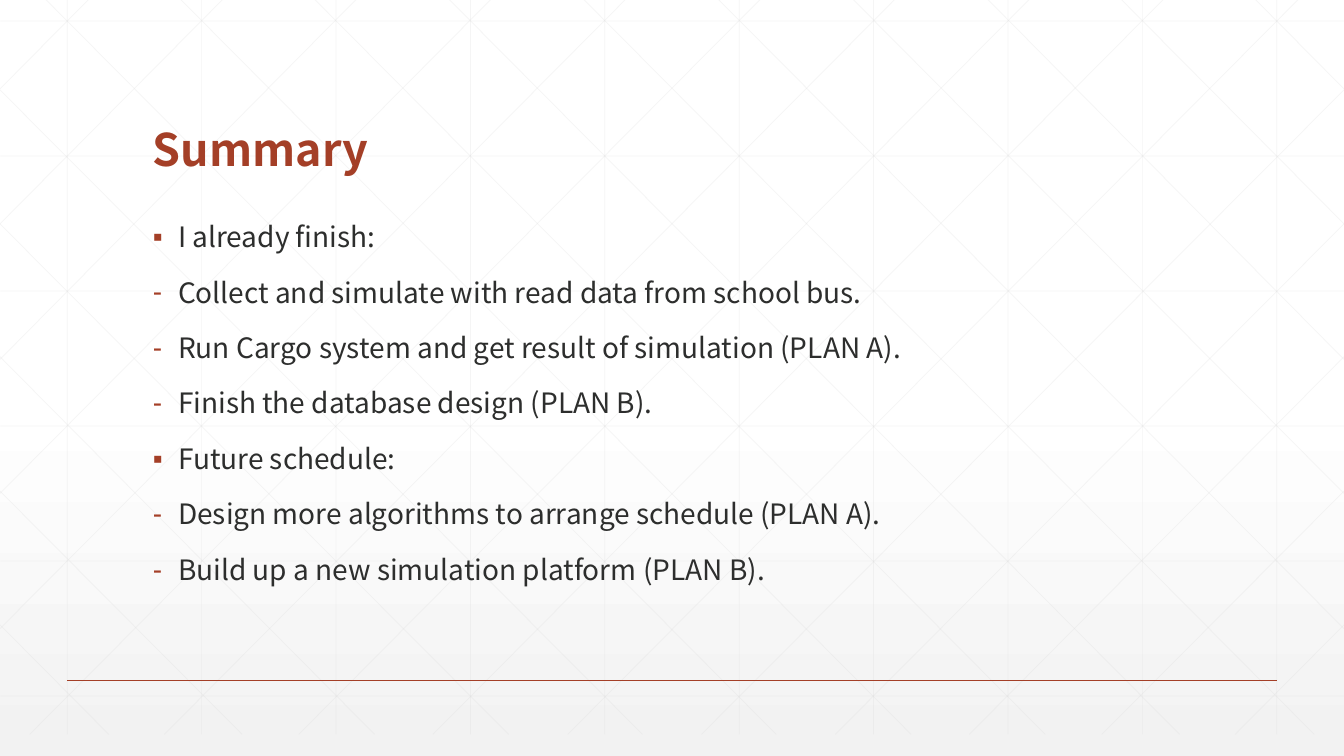
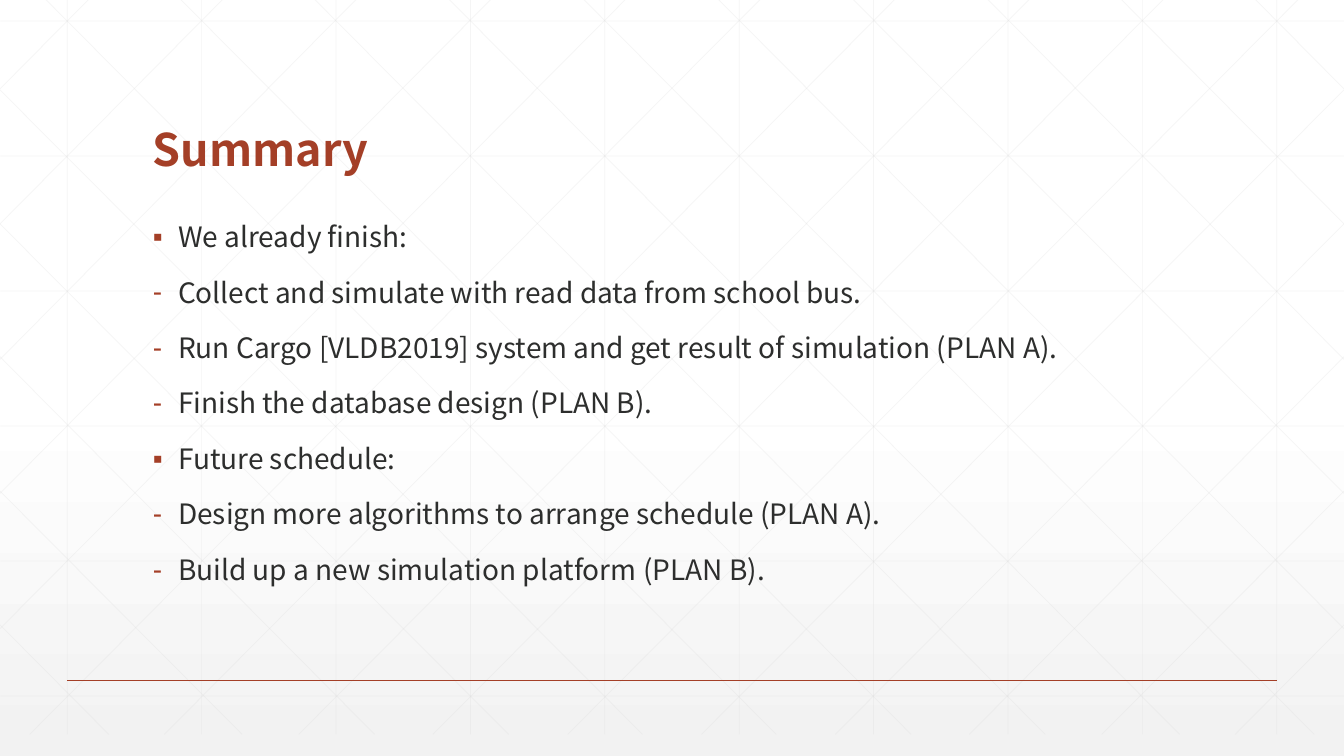
Before and after one commit to Lyther/Cargo-impl, a slide deck: slide 11 of Document/Innovation-project/BLTSP-mid-pre-Andrea.pptx. Drawn at 1344x756 pixels with LibreOffice and Linux fonts; fonts in the diff are those of the drawing. Boxes give left, top, right and bottom in pixels: in the first picture for what was removed or moved away, otherwise in the second. Text is boxed around its words. In the diff, an @@ line names an element or a change of style, - is before the commit and + after.

```diff
--- a/Document/Innovation-project/BLTSP-mid-pre-Andrea.pptx
+++ b/Document/Innovation-project/BLTSP-mid-pre-Andrea.pptx
@@ text at [178,224,408,254]: text changed @@
-▪ I already finish:
+▪ We already finish:
@@ text at [178,335,1057,365]: text changed @@
-– Run Cargo system and get result of simulation (PLAN A).
+– Run Cargo [VLDB2019] system and get result of simulation (PLAN A).
```
Also in this commit, not shown: 1 other slide changed, 10 other files.
